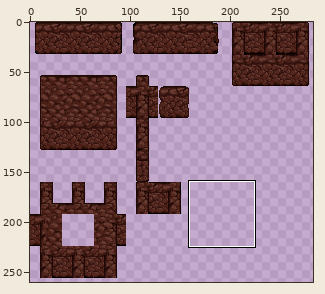
Edited in one commit: sprite sheet (Assets/sprite/wall_total.png). The picture above shows the old version from afar; the outline marks the close-up.
Close-up. First the earlier version:
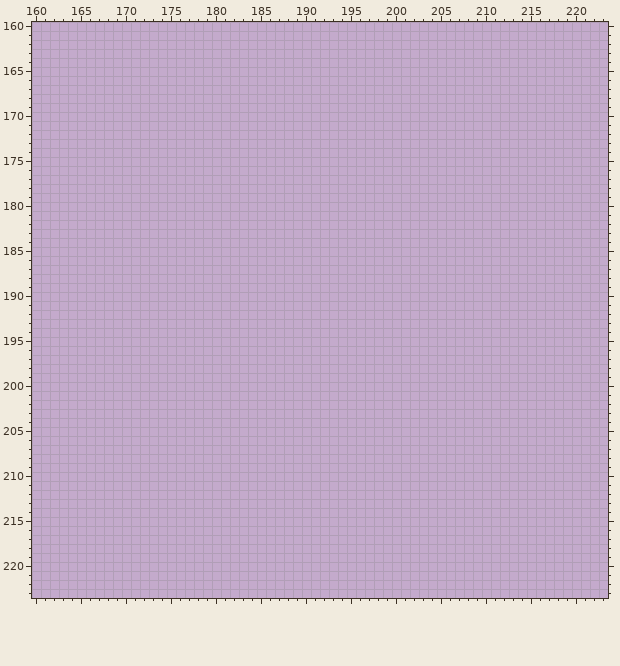
The file is 320x320 pixels. Colours within 5 levels of each other are drawn and written as one. Shown: x 160..223, y 160..223. The wide view leaves out empty margins. The commit also changed other parts of the picture, which this record leaves out.
Palette (. is transparent): 
Pixels before (only the part around the change), first column x 160:
160 ................................................................
161 ................................................................
162 ................................................................
163 ................................................................
164 ................................................................
165 ................................................................
166 ................................................................
167 ................................................................
168 ................................................................
169 ................................................................
170 ................................................................
171 ................................................................
172 ................................................................
173 ................................................................
174 ................................................................
175 ................................................................
176 ................................................................
177 ................................................................
178 ................................................................
179 ................................................................
180 ................................................................
181 ................................................................
182 ................................................................
183 ................................................................
184 ................................................................
185 ................................................................
186 ................................................................
187 ................................................................
188 ................................................................
189 ................................................................
190 ................................................................
191 ................................................................
192 ................................................................
193 ................................................................
194 ................................................................
195 ................................................................
196 ................................................................
197 ................................................................
198 ................................................................
199 ................................................................
200 ................................................................
201 ................................................................
202 ................................................................
203 ................................................................
204 ................................................................
205 ................................................................
206 ................................................................
207 ................................................................
208 ................................................................
209 ................................................................
210 ................................................................
211 ................................................................
212 ................................................................
213 ................................................................
214 ................................................................
215 ................................................................
216 ................................................................
217 ................................................................
218 ................................................................
219 ................................................................
220 ................................................................
221 ................................................................
222 ................................................................
223 ................................................................
Once edited:
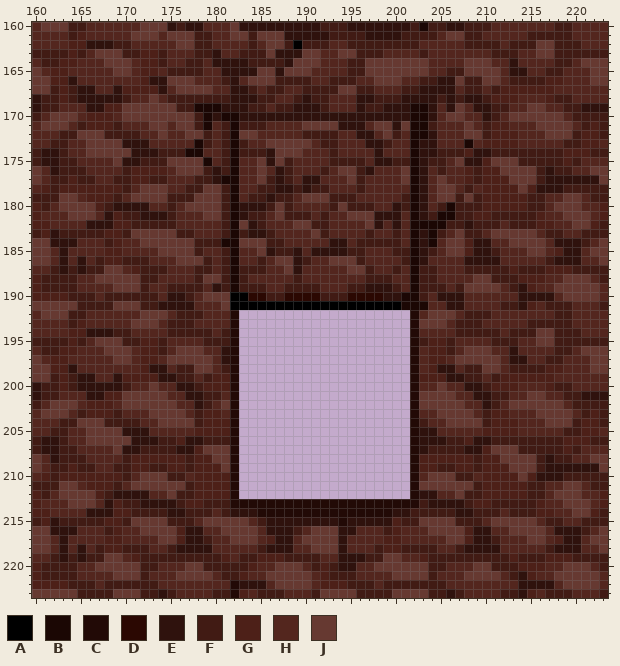
Colours new in this view: A #000000  B #1b0704  C #220a06  D #2b0802  E #2f120d  F #411b14  G #4d2018  H #53261e  J #663931
Changes in this commit:
Changed rows in their new state; - is an unchanged pixel.
first column x 160:
160 HJJJFFHHHHHHJJJEFEEHHHJEEEEEEEEEFFFEEEEEEEFBFFEEFFFHHHHHHHFFHHHH
161 HHHHFGHHHHHJJJHJJJFFHHJJFJJJEEEEEFFFFEEEEFFFFHJJFFHHHHHFFFFFHHHH
162 HHHHGGEEEFFHHHHHJJFFHHHHFHJJFAFFFHHFFFFFFFFHHHHHFFFFHFFFJJFFFHHH
163 FFFFGFHJJJFFGGFHHHFFEHHFFFJEEEJJHHJJFFFHHHHFHHHHHHHFFFHHJJFFFFFF
164 HFFGGHHHJJJHGGFHHFFHEEEEFFFFEJJJHHHFFJJJJJJJHHHHJJJHHEHHHHFFHJJJ
165 JHGGHHHHHJJHGGHFFFFHHEEEEJJEJJJHHHHFFJJJJJJJHHFFJJJJHEEHHFFHHHJJ
166 JJGGEHHHHHHHGEEJJJHHHFEHJJJFFFFHHFFFHHJJJHHFFEEJFFJJHFFFFGGHHHJJ
167 JJFGFEEHHEGGGGEHJJJJHHEEFHFFHHFFFFJJFFHHHFFEEEEHFFHFGGGGGGHHHHHH
168 EFFGFEEEEEFHHJHFFFFFFFEEEFFHHFEFFHHHEEFFFEEEEFEFEEFGGGHHHGFFHHHH
169 EFFHHHEEGGJJJJJJFFBBBEEEFFHFFEEEFHHHEFFEEEBBEHEJHEEFFHHJJHHFFEEE
170 FHJJJHGGGHJJJJJJJJFBEBBEEEEEEEEEEEEEEEEEEEBBEHJJHHEFHJJJJJJHFFFF
171 HJJJHFGGGFHHHJJHJJFBHFBFFFHHHHJJJJEEEHJJEJBBFHHHJHFGGHHHJJJJHFGF
172 HHHFFJJJFFFFHHJHHJJFHFBJJHHHHHFFFFHHEEHJFHBBEHHHJJFGGGHHHJJJFGGF
173 HHFFHHJJJJEEEHHHHHBFHFBFHHJJJJJHFFHHHEEFHHBEEHHHBHGGGGHHHHHFFGGH
174 FEEFHHJJJJJEEEFFFBBHHFBFFFEJJJHHHFHHHHEHHHBEEFFFGEEFFFFFFFFGGGFF
175 FEEFFHHHHJEEFFFJJJJBHFBHHJEJFHHHHFFFFHEEFFBEFFHJEEGJJJFFFFFGFHHH
176 JHEFFFHHHHFGGGGHJJJFEFBHHJHEFHHHFHJJFEHHHJBEHFHHGFGGJJJJFEFFHHJJ
177 JHFFGFFHHFFGGFFHHHFFEBBHHJFEFHEEHHHJFHHHHJBEHJHHGFGGGJJJFEEEEEEJ
178 HGFGGGGGGGFHJJJHHFFJJFBHHFFEEFEFFHHHFHHHHHBEHJJHFHGGGGJGEEEFFFFF
179 FFFJJHGGGFHJJJJFFFJJJFBHFFEFFHJJJFFFHHHHHFBEHJJFJFGGGGGFFHHJJHFF
180 GFHJJJJGFEEEEHHFHJJJJFBEEEFJFHHHHFJFFFHHEFBEHFBFFFGGGGGFFHJJJHHG
181 GHHHJJJHEGFFEEEFHHHJJFBEFFHJFFFHFHHJJJEEEHBEFBBFFGGFFFFFGHHJJJHG
182 GGHHHHEEEGGFFFFFHHHHHFBJEFHHHJJFFHHHHJEHEHBBBBFFEFFFHFFFGGHHJJGF
183 FGEFFFFFGGFJJJJJFFHHHFBFEEFHHHHJFHHHHFHHFHBEBFHJFFHJJJJJHFFHHFFF
184 JJEEEHHHFGHHJJJJJJFFFBBJJJFFHHHHHEEHFFFFFHBEBHJJGEEHHJJJJHEEEFHJ
185 JJHEHHHHGGHHHHJJJJFHHFBHHJEFFEHEEEEFFHHHFFBEFHJJGEEFHHHJJHGEEHJJ
186 JJHEHEHFGGFFFHHHJJJFHFBHHFHJJEFHHJJJFHHHHFBEHHHHEEEEHHHHHFEEEHHJ
187 HHFEFEFFJJHGFFFHHHFFHFBFFFHHJEHHHHHJJFHHFHBFFHHHFFFFFGFFFGGGFFFF
188 GFFFFHHJJJJJFFHHHHFJJFBFHHHHHFHHHHHHHFFFHHBFFHHHHJJFFFGGGHHJJJHF
189 GFFFFHHHHJJJFHHFFFFHEFBFFFHHFFFFHHHFFEEEFHBFFFHFJJJJHFEGHHJJJJJH
190 GGGGFFFHFFFFFFHEEFHJJJAADDFFDDDDFFFDDDDEEBBFHEEEHHHHHHEEEEHJJJJH
191 JJJJJFFFFJJJFFEEEEHHHJAAAAAAAAAAAAAAAAAAABBBHHEEHHHHFFEGHFFFHHHF
192 HJJJFFHHHHHHJJJHFFFHHHC-------------------CHJJJHFFFHHHHHHHFFHHHH
193 HHHHFGHHHHHJJJHFFFHHHHC-------------------CJJJHFFFHHHHHFFFFFHHHH
194 HHHHGGEEEFFHHHHFFFFFHFC-------------------CHHHHFFFFFHFFFJJFFFHHH
195 FFFFGFHJJJFFGGFHHHHFFFC-------------------CFGGFHHHHFFFHHJJFFFFFF
196 HFFGGHHHJJJHGGFHJJJHHEC-------------------CHGGFHJJJHHEHHHHFFHJJJ
197 JHGGHHHHHJJHGGHJJJJJHEC-------------------CHGGHJJJJJHEEHHFFHHHJJ
198 JJGGEHHHHHHHGEEHFFJJHFC-------------------CHGEEHFFJJHFFFFGGHHHJJ
199 JJFGFEEHHEGGGGEEFFHFGGC-------------------CGGGEEFFHFGGGGGGHHHHHH
200 EFFGFEEEEEFHHJHHEEFGGGC-------------------CHHJHHEEFGGGHHHGFFHHHH
201 EFFHHHEEGGJJJJJHHEEFFHC-------------------CJJJJHHEEFFHHJJHHFFEEE
202 FHJJJHGGGHJJJJJJHHEFHJC-------------------CJJJJJHHEFHJJJJJJHFFFF
203 HJJJHFGGGFHHHJJJJHFGGHC-------------------CHHJJJJHFGGHHHJJJJHFGF
204 HHHFFJJJFFFFHHJJJJFGGGC-------------------CFHHJJJJFGGGHHHJJJFGGF
205 HHFFHHJJJJEEEHHHHHGGGGC-------------------CEEHHHHHGGGGHHHHHFFGGH
206 FEEFHHJJJJJEEEFFGEEFFFC-------------------CEEEFFGEEFFFFFFFFGGGFF
207 FEEFFHHHHJEEFFFFEEGJJJC-------------------CEFFFFEEGJJJFFFFFGFHHH
208 JHEFFFHHHHFGGGGGGFGGJJC-------------------CGGGGGGFGGJJJJFEFFHHJJ
209 JHFFGFFHHFFGGFFGGFGGGJC-------------------CGGFFGGFGGGJJJFEEEEEEJ
210 HGFGGGGGGGFHJJJFFHGGGGC-------------------CHJJJFFHGGGGJGEEEFFFFF
211 FFFJJHGGGFHJJJJJJFGGGGC-------------------CJJJJJJFGGGGGFFHHJJHFF
212 GFHJJJJGFEEEEHHJFFGGGGC-------------------CEEHHJFFGGGGGFFHJJJHHG
213 GHHHJJJHEGFFEEEEFGGFFFCCCCCCCCCCCCCCCCCCCCCFEEEEFGGFFFFFGHHJJJHG
214 GGHHHHEEEGGFFFFEEFFFHFEEECCCCCCCCCCCCCCCEEFFFFFEEFFFHFFFGGHHJJGF
215 FGEFFFFFGGFJJJJFFFHJJJJJHFEEEEEEEECEEEEEGFFJJJJFFFHJJJJJHFFHHFFF
216 JJEEEHHHFGHHJJJJGEEHHJJJJHEEEFHJJJEEHHHFGHHHJJJJGEEHHJJJJHEEEFHJ
217 JJHEHHHHGGHHHHJJGEEFHHJJJHGEEHJJJJEHHHHGGHHHHHJJGEEFHHHJJHGEEHJJ
218 JJHEHEHFGGFFFHHFEEEEHHHHHFEEEHHJJJEHHHFGGFFFFHHFEEEEHHHHHFEEEHHJ
219 HHFEFEFFJJHGFFFFFFFFFGHFFGGGFFFFHHEEEFFJJHHGFFFFFFFFFGFFFGGGFFFF
220 GFFFFHHJJJJJFFHHHJJFFFFFGHHJJJHFGFEEHHJJJJJJFFHHHJJFFFGGGHHJJJHF
221 GFFFFHHHHJJJFHHHJJJJHFFGHHJJJJJHGFFFHHHHJJJJFHHHJJJJHFEGHHJJJJJH
222 GGGGFFFHFFFFFFHHHHHHHHCEEEHJJJJHGGGFFFHFFFFFFFHHHHHHHHEEEEHJJJJH
223 JJJJJFFFFJJJFFEFHHHHFFCGHFFFHHHFJJJJFFFFJJJJFFEFHHHHFFEGHFFFHHHF
Changed places in both close-ups, as pixel boxes (x1, y1, x2, y2):
added: (32, 22, 608, 598)
